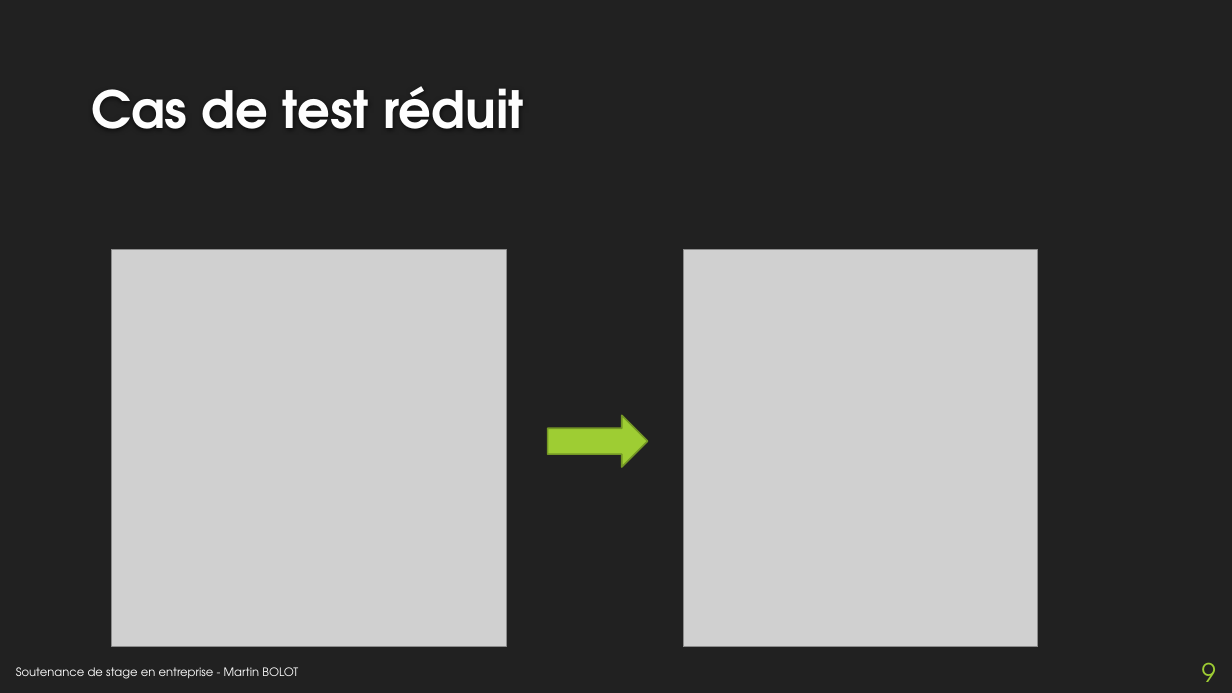
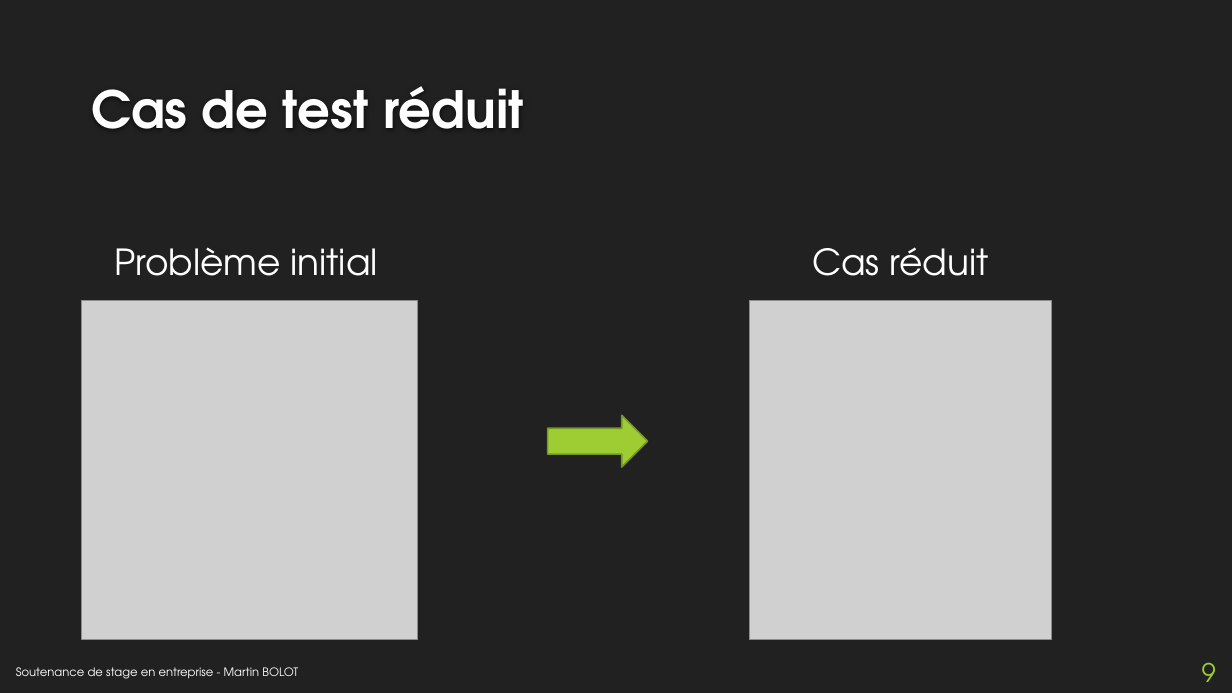
Before and after one commit to MartinBolot/Cours-IUT-Lyon1, a slide deck: slide 9 of Stage/Soutenance/presentation_soutenance.pptx. Drawn at 1232x693 pixels with LibreOffice and Linux fonts; fonts in the diff are those of the drawing; grey boxes stand for pictures; background and template pictures are left out. Boxes give left, top, right and bottom in pixels: in the first picture for what was removed or moved away, otherwise in the second. Text is boxed around its words. In the diff, an @@ line names an element or a change of style, - is before the commit and + after.

```diff
--- a/Stage/Soutenance/presentation_soutenance.pptx
+++ b/Stage/Soutenance/presentation_soutenance.pptx
@@ text added at bbox=[114, 247, 378, 276], 28 pt, text #FFFFFF @@
+Problème initial
@@ text added at bbox=[812, 247, 989, 276], 28 pt, text #FFFFFF @@
+Cas réduit
@@ picture: place and size @@
-picture at bbox=[112, 250, 506, 647]
+picture at bbox=[82, 301, 419, 640]
@@ picture: place and size @@
-picture at bbox=[683, 250, 1038, 647]
+picture at bbox=[750, 301, 1052, 640]
```
Also in this commit, not shown: 2 other slides changed, 1 other file.
